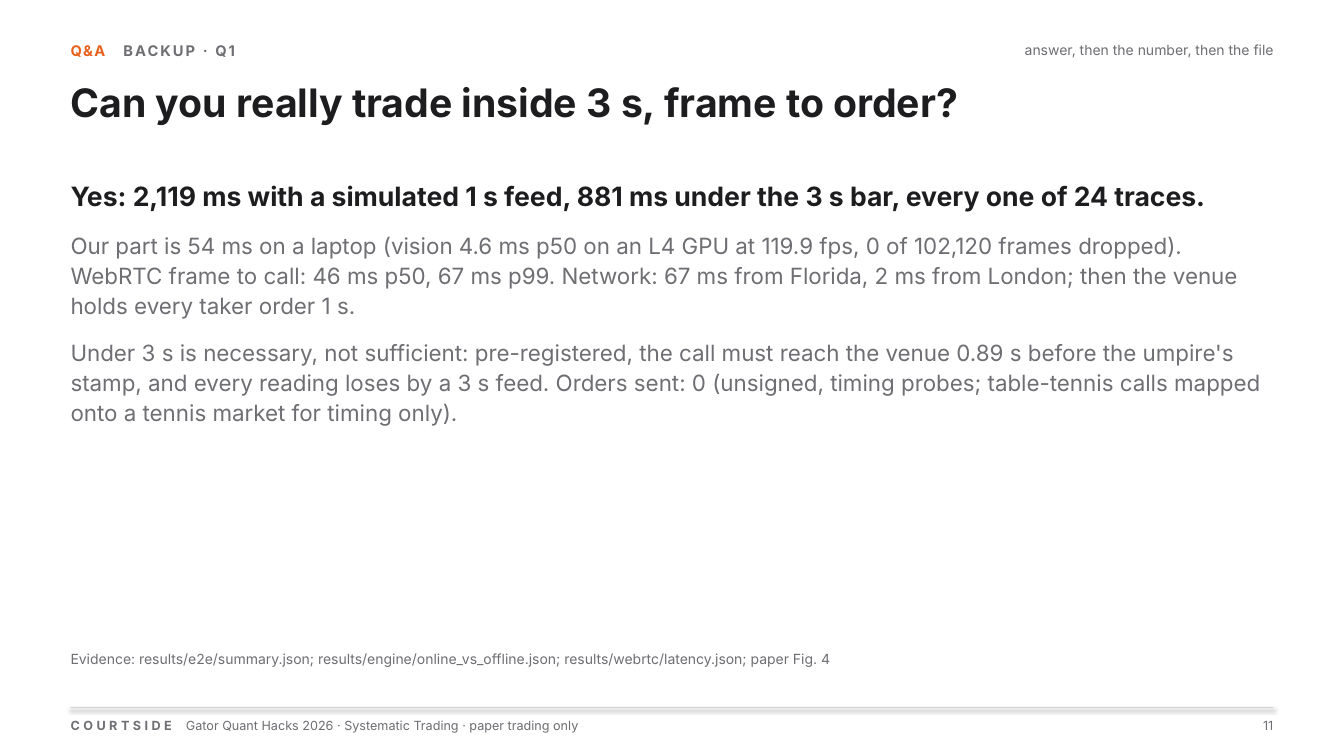
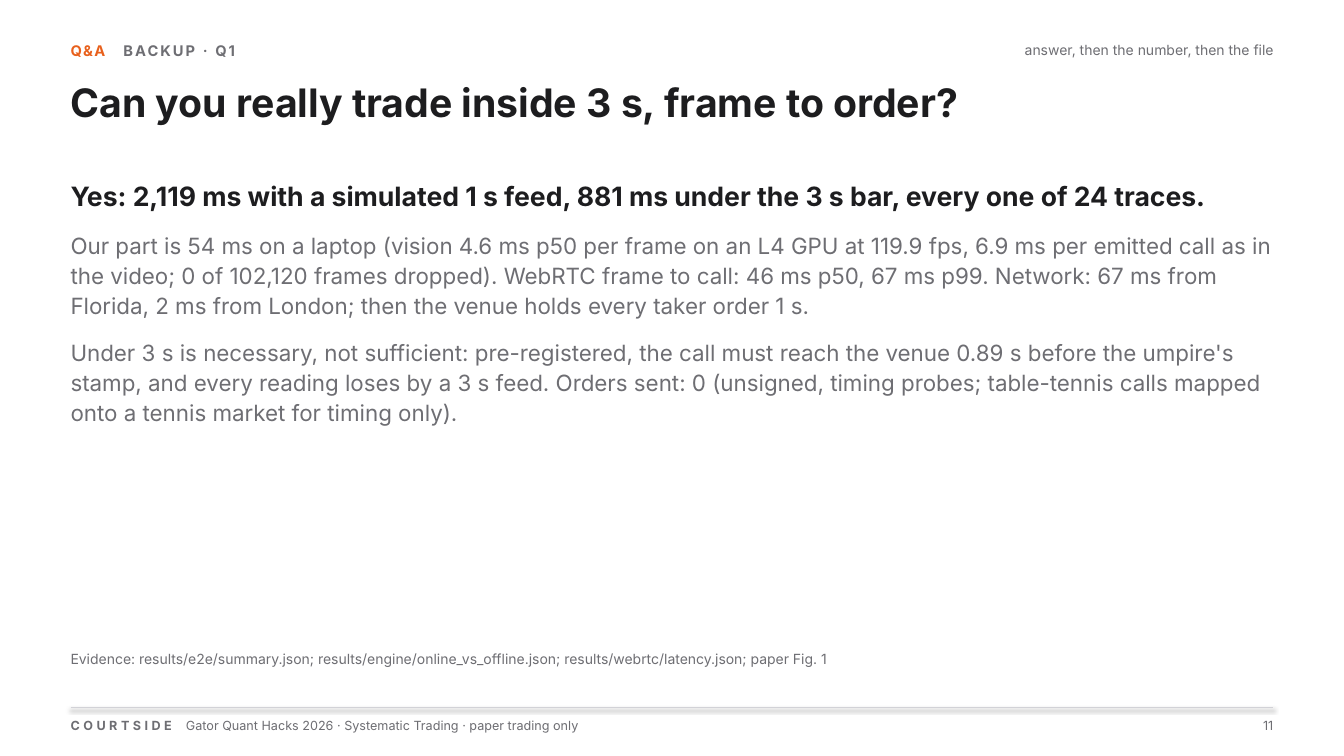
Before and after one commit to OjasMishra32/computervisionpredictivetabletennismoneymachineouuushiii, a slide deck: slide 11 of docs/deck/courtside.pptx. Drawn at 1344x756 pixels with LibreOffice and Linux fonts; fonts in the diff are those of the drawing. Boxes give left, top, right and bottom in pixels: in the first picture for what was removed or moved away, otherwise in the second. Text is boxed around its words. In the diff, an @@ line names an element or a change of style, - is before the commit and + after.

```diff
--- a/docs/deck/courtside.pptx
+++ b/docs/deck/courtside.pptx
@@ text at [71,236,1271,319]: text changed @@
-Our part is 54 ms on a laptop (vision 4.6 ms p50 on an L4 GPU at 119.9 fps, 0 of 102,120 frames dropped). WebRTC frame to call: 46 ms p50, 67 ms p99. Network: 67 ms from Florida, 2 ms from London; then the venue holds every taker order 1 s.
+Our part is 54 ms on a laptop (vision 4.6 ms p50 per frame on an L4 GPU at 119.9 fps, 6.9 ms per emitted call as in the video; 0 of 102,120 frames dropped). WebRTC frame to call: 46 ms p50, 67 ms p99. Network: 67 ms from Florida, 2 ms from London; then the venue holds every taker order 1 s.
@@ text at [71,653,827,667]: text changed @@
-Evidence: results/e2e/summary.json; results/engine/online_vs_offline.json; results/webrtc/latency.json; paper Fig. 4
+Evidence: results/e2e/summary.json; results/engine/online_vs_offline.json; results/webrtc/latency.json; paper Fig. 1
```
Also in this commit, not shown: 13 other slides changed, 41 other files.
